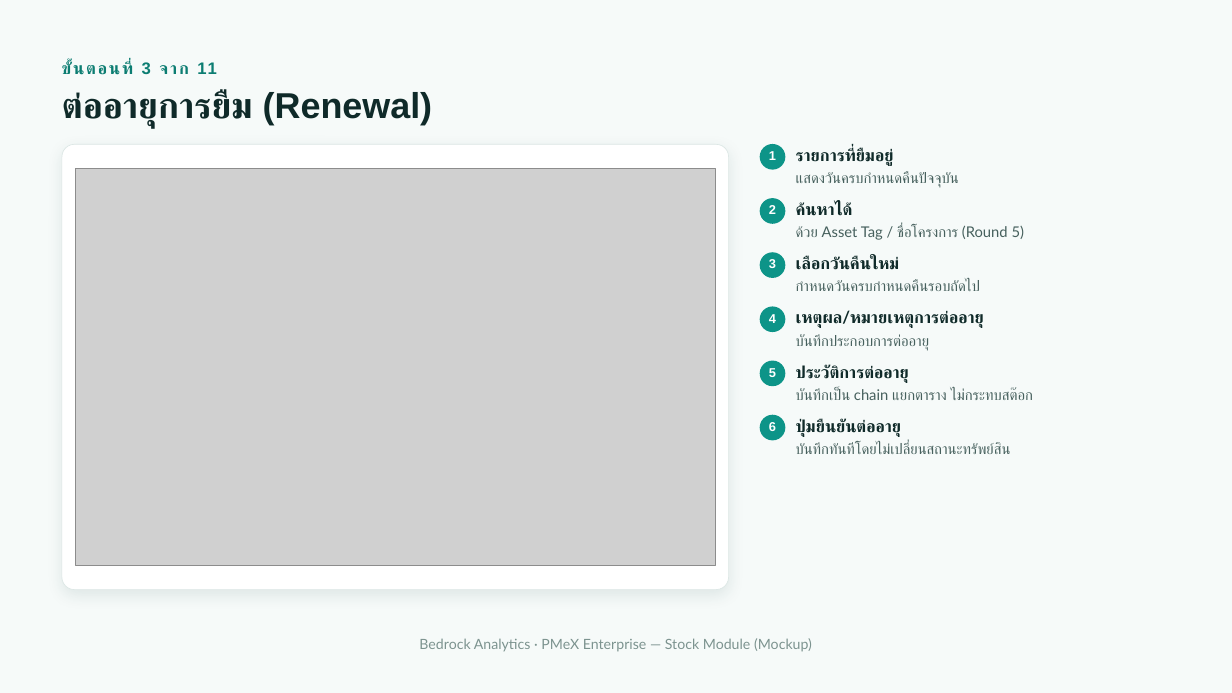
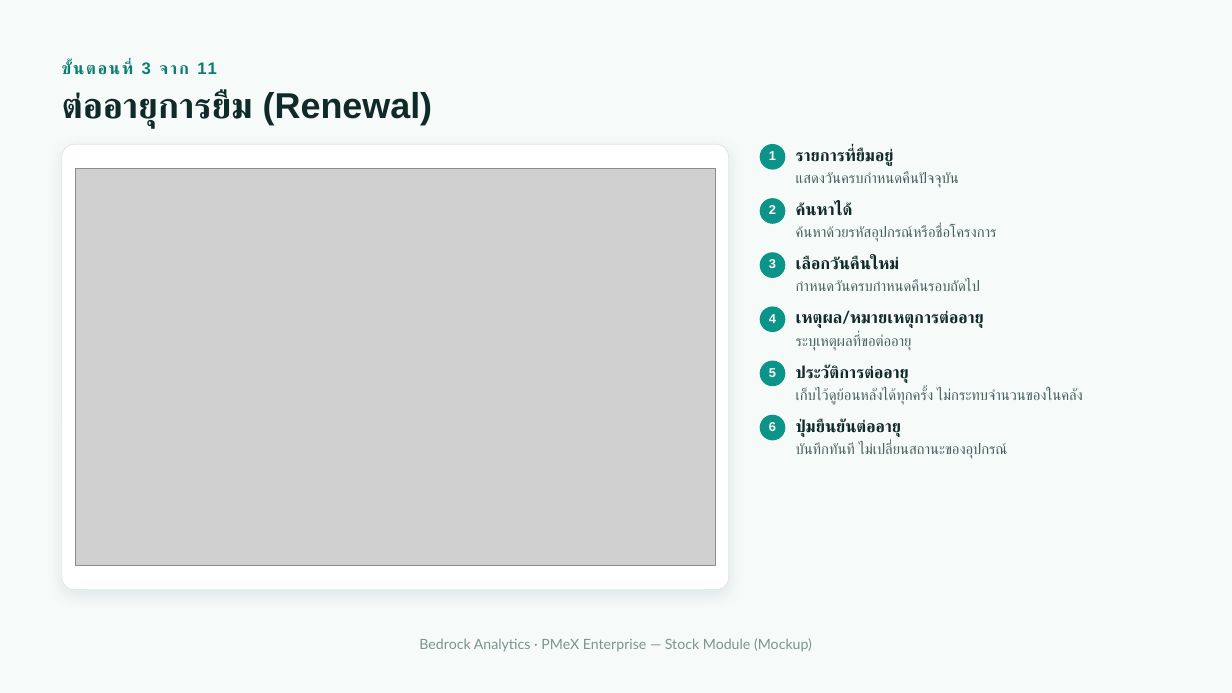
Before and after one commit to LaddaK-Bedrocks/ASSET_STOCK, a slide deck: slide 10 of PMeX Stock Module — Mockup Presentation.pptx. Drawn at 1232x693 pixels with LibreOffice and Linux fonts; fonts in the diff are those of the drawing; grey boxes stand for pictures. Boxes give left, top, right and bottom in pixels: in the first picture for what was removed or moved away, otherwise in the second. Text is boxed around its words. In the diff, an @@ line names an element or a change of style, - is before the commit and + after.

```diff
--- a/PMeX Stock Module — Mockup Presentation.pptx
+++ b/PMeX Stock Module — Mockup Presentation.pptx
@@ text at (796,225,997,242): text changed @@
-ด้วย Asset Tag / ชื่อโครงการ (Round 5)
+ค้นหาด้วยรหัสอุปกรณ์หรือชื่อโครงการ
@@ text at (796,334,912,351): text changed @@
-บันทึกประกอบการต่ออายุ
+ระบุเหตุผลที่ขอต่ออายุ
@@ text at (796,388,1083,405): text changed @@
-บันทึกเป็น chain แยกตาราง ไม่กระทบสต๊อก
+เก็บไว้ดูย้อนหลังได้ทุกครั้ง ไม่กระทบจำนวนของในคลัง
@@ text at (796,442,1007,459): text changed @@
-บันทึกทันทีโดยไม่เปลี่ยนสถานะทรัพย์สิน
+บันทึกทันที ไม่เปลี่ยนสถานะของอุปกรณ์
```
Also in this commit, not shown: 13 other slides changed, 4 slides added, 3 slides removed, 4 other files.
